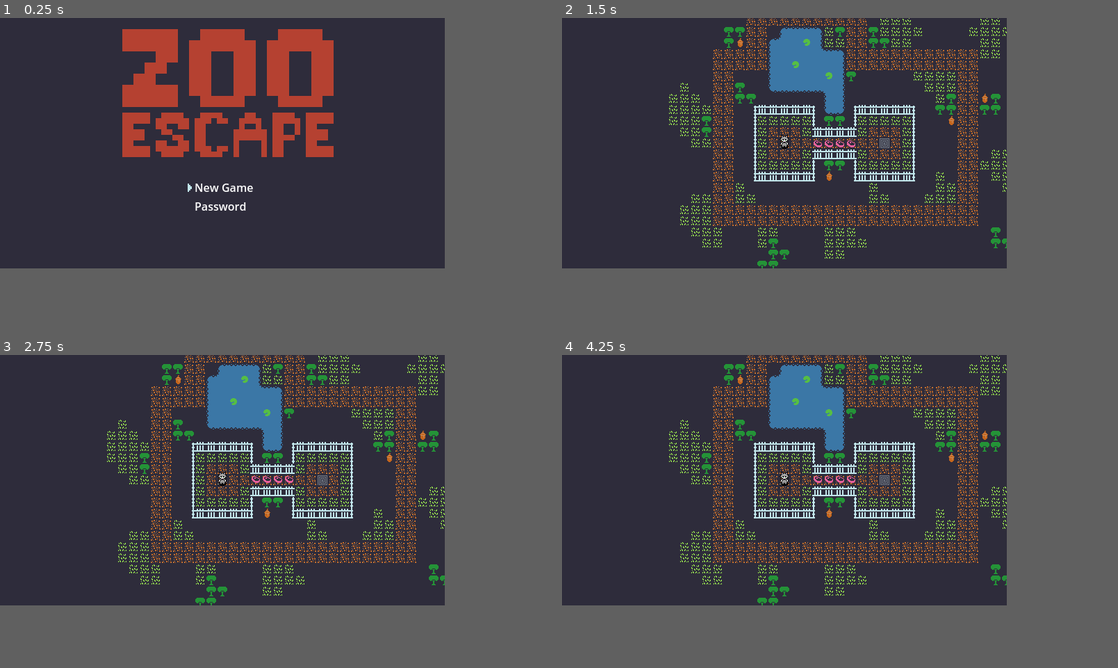
Above: before the commit, frames 1-4 (two rows, left to right).
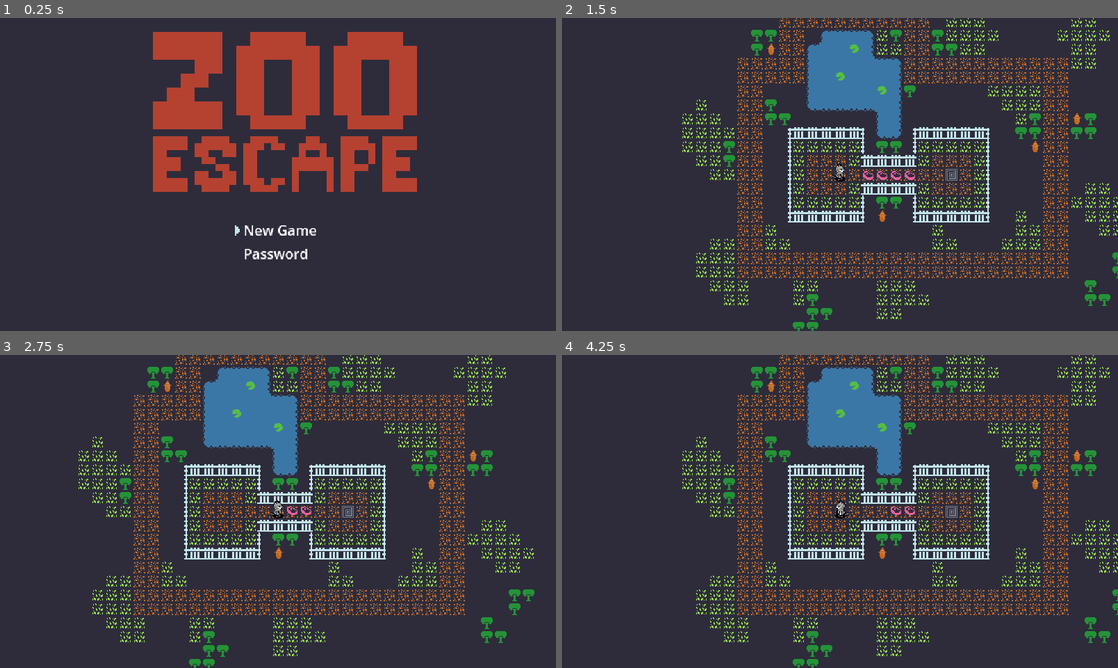
Above: after the commit, the same moments.

Repository: asperkraken/ZooEscape
Game: Godot game, scene res://Scenes/GameRoot.tscn
The game is run twice, just before and just after one commit, with the same random seed, the same clock (stepped at 60 frames per second) and the same inputs.
Inputs (mouse positions are in pixels of both pictures, inside the frame that each line leads up to):
- Up to frame 1 (0.25 s): no input
- Up to frame 2 (1.5 s): tap Enter (ui_accept) at 0.5, 0.77 s; move the mouse to (884, 130) at 0.52 s; hold Right (DigitalRight, bound only after the commit) 0.53-1.25 s; hold Z (ActionButton, bound only after the commit) 0.53-1.25 s; click (884, 130) at 0.67 s; drag from (695, 155) to (817, 143) at 1.27 s
- Up to frame 3 (2.75 s): tap Enter (ui_accept) at 2 s; move the mouse to (266, 423) at 2.02 s; hold Right (DigitalRight, bound only after the commit) from 2.03 s (still down); hold Z (ActionButton, bound only after the commit) from 2.03 s (still down); tap O at 2.1 s
- Up to frame 4 (4.25 s): release Right (DigitalRight, bound only after the commit) at 2.75 s; release Z (ActionButton, bound only after the commit) at 2.75 s; drag from (762, 530) to (828, 480) at 2.77 s; move the mouse to (917, 517) at 3.52 s; hold Left (DigitalLeft, bound only after the commit) from 3.53 s (still down); hold Z (ActionButton, bound only after the commit) from 3.53 s (still down); tap Shift at 3.6 s; tap Enter (ui_accept) at 3.77 s
The window is 640x360 before the commit and 800x450 after it. Grey fills any space a smaller window leaves; there, only what the larger window draws over its background counts as a difference.

The runs differ from the first frame. In frame 1, 16% of the frame differs, in the area x 22-75%, y 3-78%; in frame 2, 18%, in the area x 19-100%, y 0-100%; in frame 3, 16%; in frame 4, 18%.

Commit message:
fix controlls

Diff:
--- a/zoo-escape/Scenes/GameRoot.tscn
+++ b/zoo-escape/Scenes/GameRoot.tscn
@@ -31,33 +31,6 @@
 "values": [Color(0, 0, 0, 1), Color(0, 0, 0, 0)]
 }
 
-[sub_resource type="Animation" id="Animation_awmvw"]
-length = 0.001
-tracks/0/type = "value"
-tracks/0/imported = false
-tracks/0/enabled = true
-tracks/0/path = NodePath(".:visible")
-tracks/0/interp = 1
-tracks/0/loop_wrap = true
-tracks/0/keys = {
-"times": PackedFloat32Array(0),
-"transitions": PackedFloat32Array(1),
-"update": 1,
-"values": [false]
-}
-tracks/1/type = "value"
-tracks/1/imported = false
-tracks/1/enabled = true
-tracks/1/path = NodePath(".:color")
-tracks/1/interp = 1
-tracks/1/loop_wrap = true
-tracks/1/keys = {
-"times": PackedFloat32Array(0),
-"transitions": PackedFloat32Array(1),
-"update": 0,
-"values": [Color(0, 0, 0, 0)]
-}
-
 [sub_resource type="Animation" id="Animation_gk1q0"]
 resource_name = "FadeOut"
 length = 0.4
@@ -86,6 +59,33 @@
 "values": [true, false]
 }
 
+[sub_resource type="Animation" id="Animation_awmvw"]
+length = 0.001
+tracks/0/type = "value"
+tracks/0/imported = false
+tracks/0/enabled = true
+tracks/0/path = NodePath(".:visible")
+tracks/0/interp = 1
+tracks/0/loop_wrap = true
+tracks/0/keys = {
+"times": PackedFloat32Array(0),
+"transitions": PackedFloat32Array(1),
+"update": 1,
+"values": [false]
+}
+tracks/1/type = "value"
+tracks/1/imported = false
+tracks/1/enabled = true
+tracks/1/path = NodePath(".:color")
+tracks/1/interp = 1
+tracks/1/loop_wrap = true
+tracks/1/keys = {
+"times": PackedFloat32Array(0),
+"transitions": PackedFloat32Array(1),
+"update": 0,
+"values": [Color(0, 0, 0, 0)]
+}
+
 [sub_resource type="AnimationLibrary" id="AnimationLibrary_gk1q0"]
 _data = {
 &"FadeIn": SubResource("Animation_hyb4l"),
--- a/zoo-escape/project.godot
+++ b/zoo-escape/project.godot
@@ -25,8 +25,55 @@
 
 window/size/viewport_width=640
 window/size/viewport_height=360
+window/size/window_width_override=1280
+window/size/window_height_override=720
 window/stretch/mode="viewport"
 
 [editor_plugins]
 
 enabled=PackedStringArray("res://addons/script-ide/plugin.cfg")
+
+[input]
+
+ActionButton={
+"deadzone": 0.5,
+"events": [Object(InputEventKey,"resource_local_to_scene":false,"resource_name":"","device":-1,"window_id":0,"alt_pressed":false,"shift_pressed":false,"ctrl_pressed":false,"meta_pressed":false,"pressed":false,"keycode":0,"physical_keycode":90,"key_label":0,"unicode":122,"location":0,"echo":false,"script":null)
+, Object(InputEventJoypadButton,"resource_local_to_scene":false,"resource_name":"","device":-1,"button_index":0,"pressure":0.0,"pressed":false,"script":null)
+]
+}
+CancelButton={
+"deadzone": 0.2,
+"events": [Object(InputEventKey,"resource_local_to_scene":false,"resource_name":"","device":-1,"window_id":0,"alt_pressed":false,"shift_pressed":false,"ctrl_pressed":false,"meta_pressed":false,"pressed":false,"keycode":0,"physical_keycode":88,"key_label":0,"unicode":120,"location":0,"echo":false,"script":null)
+, Object(InputEventJoypadButton,"resource_local_to_scene":false,"resource_name":"","device":-1,"button_index":1,"pressure":0.0,"pressed":false,"script":null)
+]
+}
+RightBumper={
+"deadzone": 0.2,
+"events": [Object(InputEventKey,"resource_local_to_scene":false,"resource_name":"","device":-1,"window_id":0,"alt_pressed":false,"shift_pressed":false,"ctrl_pressed":false,"meta_pressed":false,"pressed":false,"keycode":0,"physical_keycode":82,"key_label":0,"unicode":114,"location":0,"echo":false,"script":null)
+, Object(InputEventJoypadButton,"resource_local_to_scene":false,"resource_name":"","device":-1,"button_index":10,"pressure":0.0,"pressed":false,"script":null)
+]
+}
+DigitalUp={
+"deadzone": 0.2,
+"events": [Object(InputEventKey,"resource_local_to_scene":false,"resource_name":"","device":-1,"window_id":0,"alt_pressed":false,"shift_pressed":false,"ctrl_pressed":false,"meta_pressed":false,"pressed":false,"keycode":0,"physical_keycode":4194320,"key_label":0,"unicode":0,"location":0,"echo":false,"script":null)
+, Object(InputEventJoypadButton,"resource_local_to_scene":false,"resource_name":"","device":-1,"button_index":11,"pressure":0.0,"pressed":true,"script":null)
+]
+}
+DigitalRight={
+"deadzone": 0.2,
+"events": [Object(InputEventKey,"resource_local_to_scene":false,"resource_name":"","device":-1,"window_id":0,"alt_pressed":false,"shift_pressed":false,"ctrl_pressed":false,"meta_pressed":false,"pressed":false,"keycode":0,"physical_keycode":4194321,"key_label":0,"unicode":0,"location":0,"echo":false,"script":null)
+, Object(InputEventJoypadButton,"resource_local_to_scene":false,"resource_name":"","device":-1,"button_index":14,"pressure":0.0,"pressed":true,"script":null)
+]
+}
+DigitalDown={
+"deadzone": 0.2,
+"events": [Object(InputEventKey,"resource_local_to_scene":false,"resource_name":"","device":-1,"window_id":0,"alt_pressed":false,"shift_pressed":false,"ctrl_pressed":false,"meta_pressed":false,"pressed":false,"keycode":0,"physical_keycode":4194322,"key_label":0,"unicode":0,"location":0,"echo":false,"script":null)
+, Object(InputEventJoypadButton,"resource_local_to_scene":false,"resource_name":"","device":-1,"button_index":12,"pressure":0.0,"pressed":true,"script":null)
+]
+}
+DigitalLeft={
+"deadzone": 0.2,
+"events": [Object(InputEventKey,"resource_local_to_scene":false,"resource_name":"","device":-1,"window_id":0,"alt_pressed":false,"shift_pressed":false,"ctrl_pressed":false,"meta_pressed":false,"pressed":false,"keycode":0,"physical_keycode":4194319,"key_label":0,"unicode":0,"location":0,"echo":false,"script":null)
+, Object(InputEventJoypadButton,"resource_local_to_scene":false,"resource_name":"","device":-1,"button_index":13,"pressure":0.0,"pressed":true,"script":null)
+]
+}
